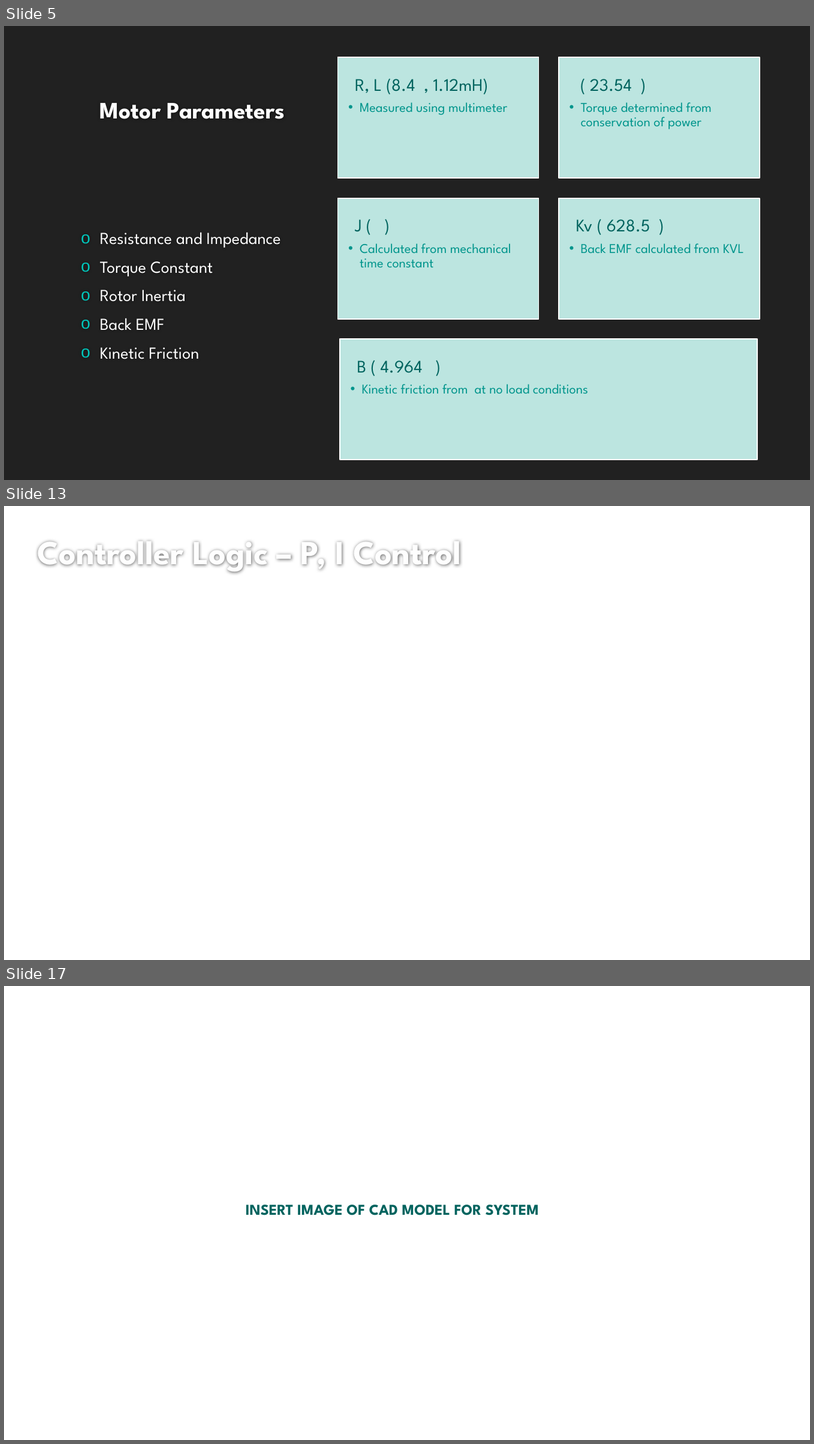
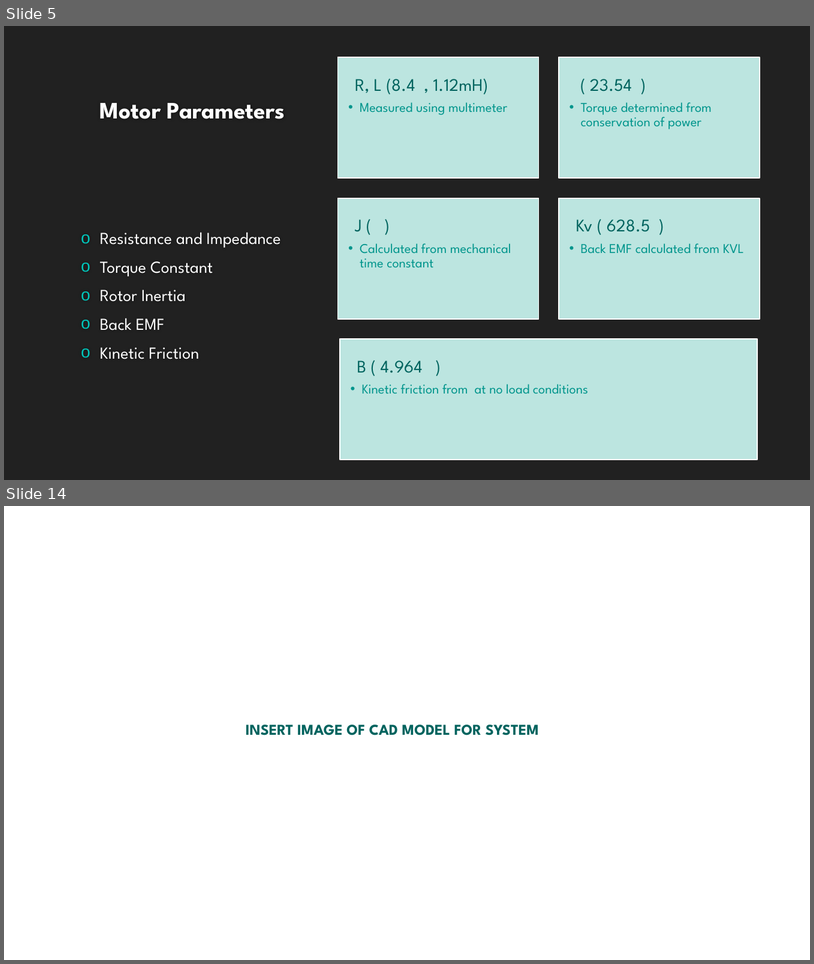
Before and after one commit to lcall3/Controller, a slide deck: doc/report/demo2.pptx. Shown one above the other, each under a label of ours: slides 5, 13 and 17 before the commit, slides 5 and 14 after it; the slides between them are not shown. The pictures are 814x1444 and 814x964 pixels, drawn with LibreOffice and Linux fonts; fonts in the diff are those of the drawing; background and template pictures are left out. Boxes give left, top, right and bottom in pixels: in the first picture for what was removed or moved away, otherwise in the second. Text is boxed around its words. In the diff, an @@ line names an element or a change of style, - is before the commit and + after.

```diff
--- a/doc/report/demo2.pptx
+++ b/doc/report/demo2.pptx
@@ slide 13 removed at box(4, 506, 810, 960), background #FFFFFF @@
@@ title removed at box(38, 541, 461, 573) @@
-Controller Logic – P, I Control
@@ what was slide 17 is now slide 14 @@
```
Also in this commit, not shown: 7 slides changed, 4 slides added, 5 other slides removed, 5 other files.
